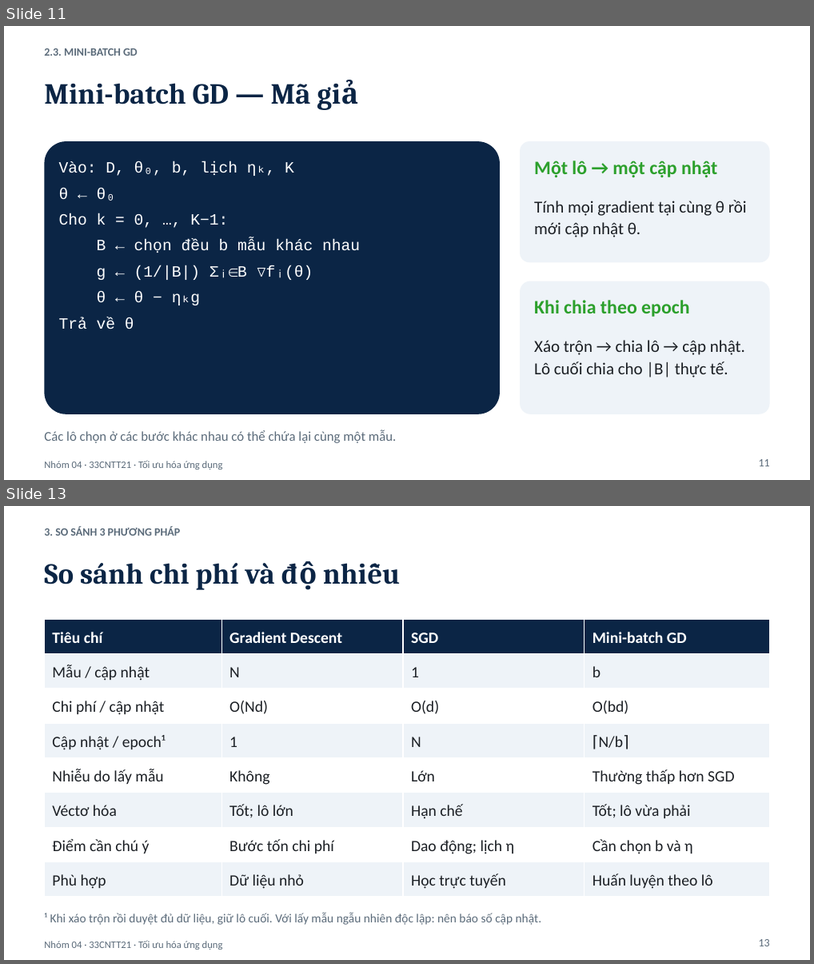
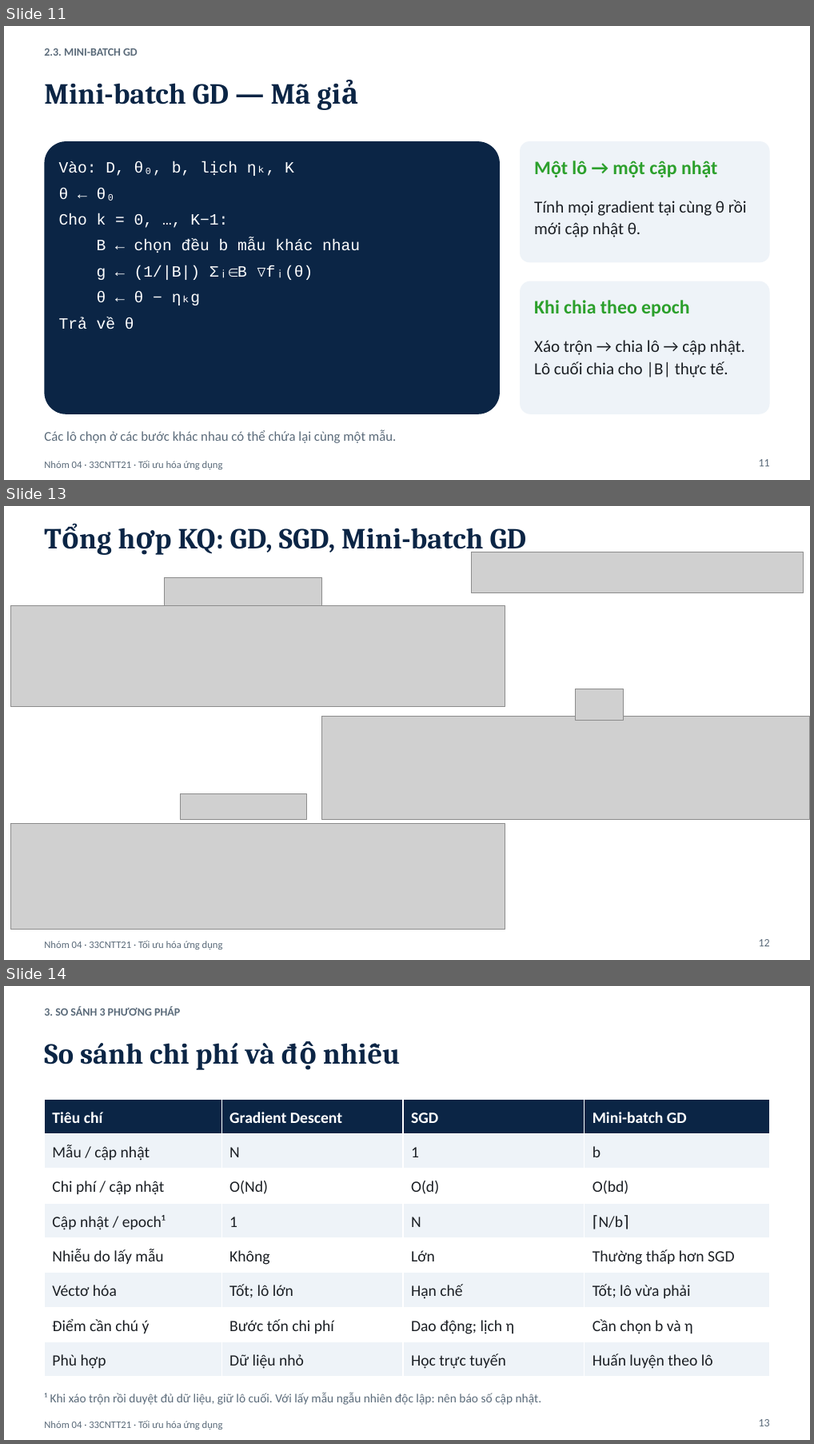
Before and after one commit to OceanPham/BTL_FirstOrderMethods, a slide deck: Slide_PhuongPhapToiUuBacMot.pptx. Shown one above the other, each under a label of ours: slides 11 and 13 before the commit, slides 11, 13 and 14 after it; the slides between them are not shown. The pictures are 814x964 and 814x1444 pixels, drawn with LibreOffice and Linux fonts; fonts in the diff are those of the drawing; grey boxes stand for pictures. Boxes give left, top, right and bottom in pixels: in the first picture for what was removed or moved away, otherwise in the second. Text is boxed around its words. In the diff, an @@ line names an element or a change of style, - is before the commit and + after.

```diff
--- a/Slide_PhuongPhapToiUuBacMot.pptx
+++ b/Slide_PhuongPhapToiUuBacMot.pptx
@@ slide 13 added at (4, 506, 810, 960), background #FFFFFF @@
@@ text added at (178, 528, 526, 555), 26 pt, text #0B2545, bold @@
+Tổng hợp KQ: GD, SGD, Mini-batch GD
@@ picture added at (471, 552, 803, 592) @@
@@ picture added at (165, 578, 322, 606) @@
@@ picture added at (11, 605, 506, 706) @@
@@ picture added at (576, 689, 624, 720) @@
@@ picture added at (322, 716, 810, 819) @@
@@ picture added at (180, 794, 306, 819) @@
@@ picture added at (11, 824, 506, 929) @@
@@ text added at (44, 940, 223, 949), 9 pt, text #5B6B7A @@
+Nhóm 04 · 33CNTT21 · Tối ưu hóa ứng dụng
@@ text added at (759, 939, 770, 946), 10 pt, text #5B6B7A @@
+12
@@ what was slide 13 is now slide 14 @@
```
Also in this commit, not shown: 6 slides changed.
